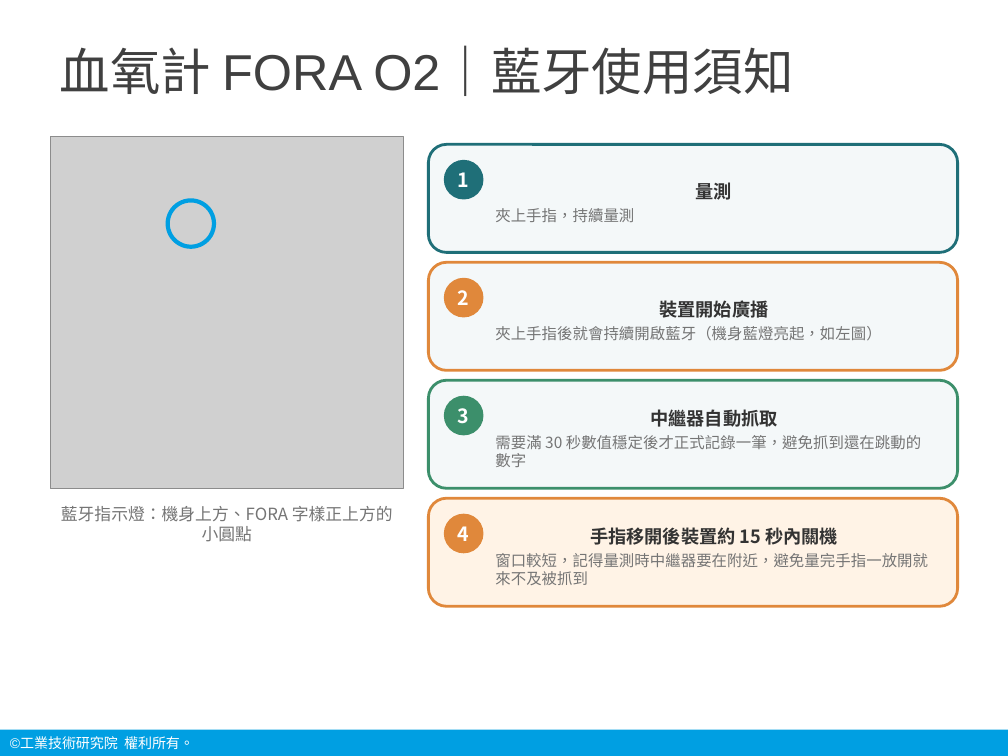
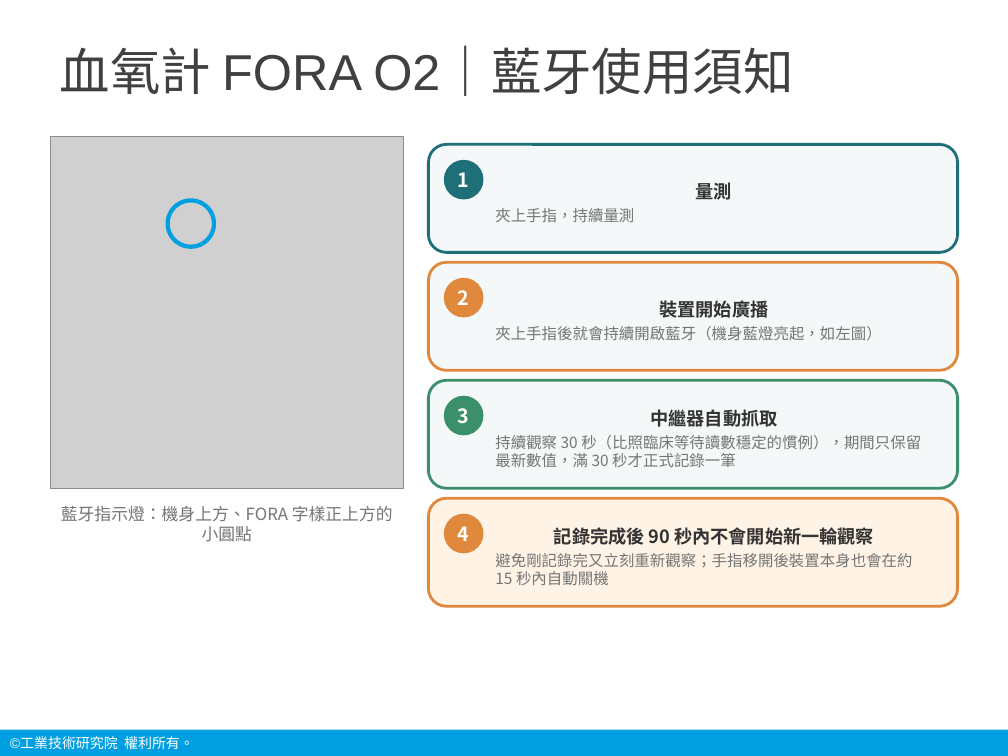
Before and after one commit to chanwunkong/pico-vitals-gateway, a slide deck: slide 17 of 說明/生理訊號中繼裝置_操作說明.pptx. Drawn at 1008x756 pixels with LibreOffice and Linux fonts; fonts in the diff are those of the drawing; grey boxes stand for pictures; background and template pictures are left out. Boxes give left, top, right and bottom in pixels: in the first picture for what was removed or moved away, otherwise in the second. Text is boxed around its words. In the diff, an @@ line names an element or a change of style, - is before the commit and + after.

```diff
--- a/說明/生理訊號中繼裝置_操作說明.pptx
+++ b/說明/生理訊號中繼裝置_操作說明.pptx
@@ text in rounded rectangle at [495, 435, 921, 467]: text changed @@
-需要滿 30 秒數值穩定後才正式記錄一筆，避免抓到還在跳動的數字
+持續觀察 30 秒（比照臨床等待讀數穩定的慣例），期間只保留最新數值，滿 30 秒才正式記錄一筆
@@ text in rounded rectangle at [495, 527, 912, 585]: text changed @@
-手指移開後裝置約 15 秒內關機
-窗口較短，記得量測時中繼器要在附近，避免量完手指一放開就來不及被抓到
+記錄完成後 90 秒內不會開始新一輪觀察
+避免剛記錄完又立刻重新觀察；手指移開後裝置本身也會在約 15 秒內自動關機
```
Also in this commit, not shown: 12 other slides changed, 1 other file.
